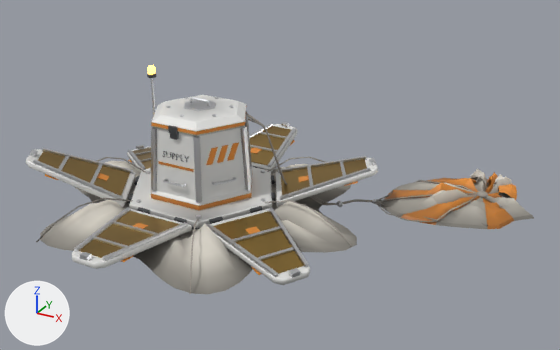
Two versions of the glTF model static/martian/assets/models/supply_pod.glb, one commit apart.
Both versions are drawn from a 50 mm camera at (3.68, -5.26, 3.11) aimed at (0.74, 0.1, 0.43). Arrows for +X, +Y and +Z are at lower left; the lights stay in place. The picture after the commit comes second. Where no turn or scale is listed for an object, it has been applied to the vertices. Vertices at exactly the same position are counted once.

The scene before the commit, as lines of its bpy script (objects in view):
```python
me_mesh_0 = bpy.data.meshes.new('Mesh_0')
me_mesh_0.from_pydata(...)  # 250 vertices, 408 faces; spans x 1.095..2.005, y -2.456..-1.644, z 0.0..0.189
# faces by material slot: [240, 42, 60, 12, 54]
me_mesh_0.materials.append(mat_aluminium)
me_mesh_0.materials.append(mat_gold_foil)
me_mesh_0.materials.append(mat_painted_dark)
me_mesh_0.materials.append(mat_painted_orange)
me_mesh_0.materials.append(mat_painted_white)
me_mesh_1 = bpy.data.meshes.new('Mesh_1')
me_mesh_1.from_pydata(...)  # 3053 vertices, 5191 faces; spans x 0.0..4.24, y -3.24..0.0, z 0.01..1.28
# faces by material slot: [1272, 1566, 572, 104, 70, 469, 494, 644]
me_mesh_1.materials.append(mat_aluminium)
me_mesh_1.materials.append(mat_canvas)
me_mesh_1.materials.append(mat_canvas_dark)
me_mesh_1.materials.append(mat_gold_foil)
me_mesh_1.materials.append(mat_light_amber)  # orange #ffc459, glowing orange #ffc459
me_mesh_1.materials.append(mat_painted_dark)
me_mesh_1.materials.append(mat_painted_orange)
me_mesh_1.materials.append(mat_painted_white)
ob_mesh_0 = bpy.data.objects.new('Mesh_0', me_mesh_0)
ob_mesh_0.location = (-1.55, 2.047, 0.84)
ob_mesh_1 = bpy.data.objects.new('Mesh_1', me_mesh_1)
ob_mesh_1.location = (-1.55, 1.662, -0.02)
```
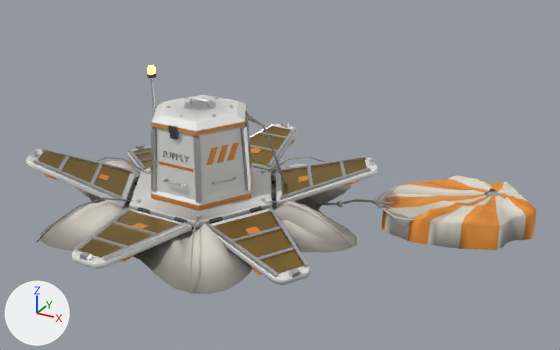
Where the newer file only moved an object's origin or applied its transform, the numbers keep the older frame.

The edits, one by one:
me_mesh_1 is used by ob_mesh_1; location (-1.55, 1.662, -0.02).
me_mesh_1 had 3053 vertices, 5191 faces and spanned x 0.0..4.24, y -3.24..0.0, z 0.01..1.28.
me_mesh_1 now has 3680 vertices, 6247 faces and spans x 0.0..4.25, y -3.24..0.02, z -0.2..1.27.
me_mesh_1 part 1: a new loose piece of 32 vertices spanning x 3.76..3.9, y -0.34..-0.2, z 0.06..0.1, in mat_canvas_dark.
me_mesh_1 part 2: 9 vertices moved from x 2.89..4.05, y -0.97..-0.34, z 0.03..0.09 to x 2.89..4.05, y -0.94..-0.34, z 0.03..0.09; 533 vertices removed from x 2.88..4.24, y -1.06..0.0, z 0.01..0.26; 1128 vertices added at x 2.87..4.25, y -1.04..0.02, z -0.2..0.17.
Other edits to the shape of me_mesh_1 do not show in these pictures.

Boxes (x1, y1, x2, y2) around the edits, measured in the pictures (560 x 350 px):
'Mesh_1', reshaped: before (25, 65, 534, 294); after (25, 65, 536, 294)
part 1 of me_mesh_1, added: after (486, 191, 500, 197)
part 2 of me_mesh_1, reshaped: before (362, 169, 534, 229); after (374, 176, 536, 250)
